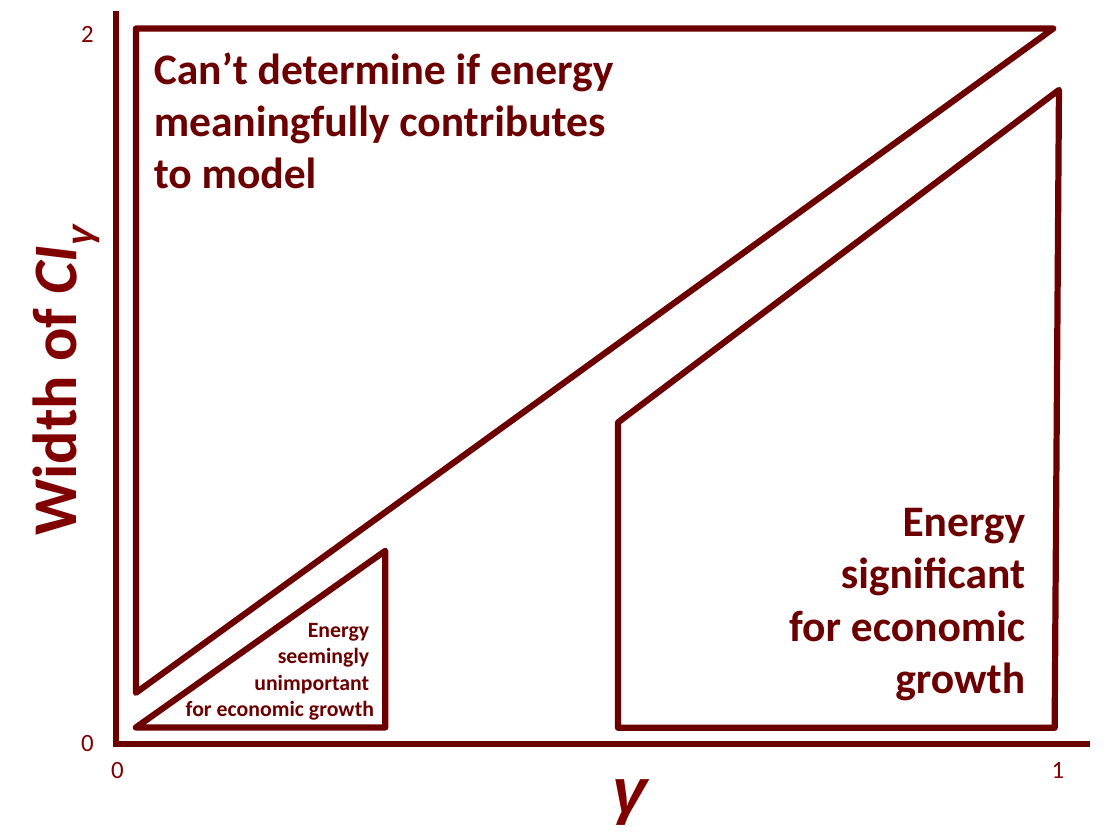
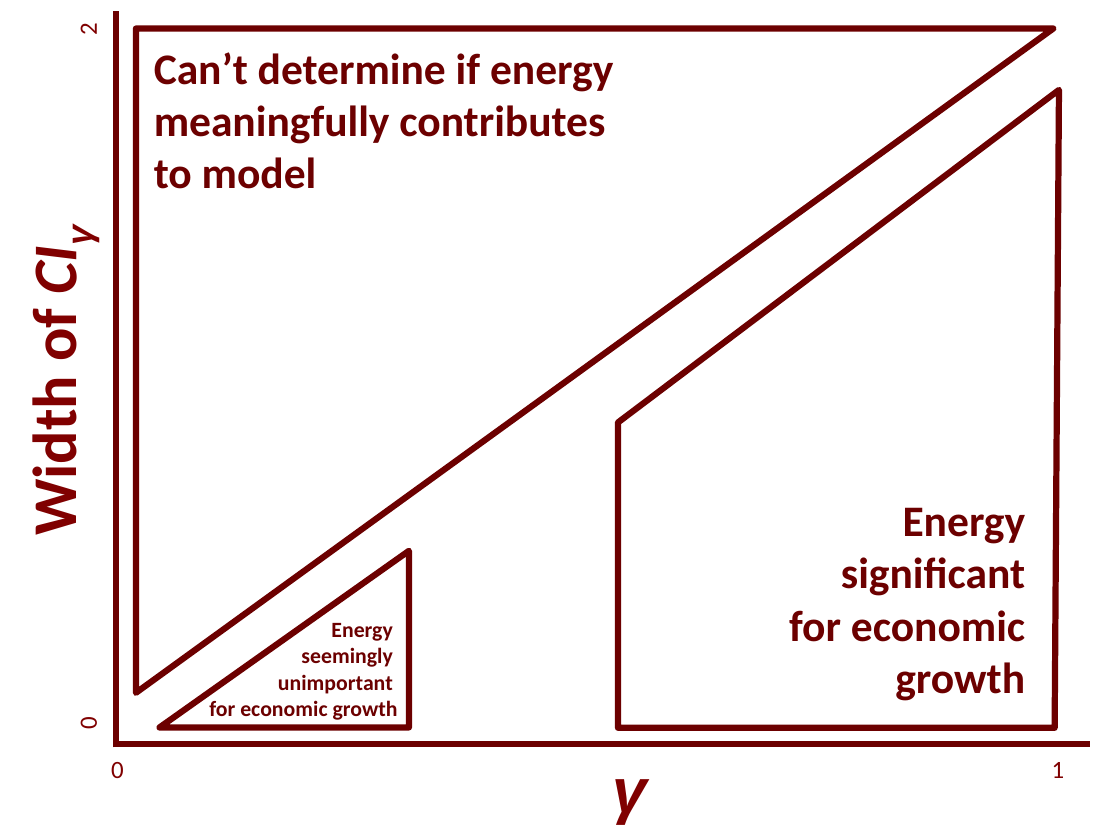
Before and after one commit to EconModels/MacroGrowth, a slide deck: slide 7 of figure_other/Seminar Figures.pptx (slide 12 before the commit). Drawn at 1120x840 pixels with LibreOffice and Linux fonts; fonts in the diff are those of the drawing. Boxes give left, top, right and bottom in pixels: in the first picture for what was removed or moved away, otherwise in the second. Text is boxed around its words. In the diff, an @@ line names an element or a change of style, - is before the commit and + after.

```diff
--- a/figure_other/Seminar Figures.pptx
+++ b/figure_other/Seminar Figures.pptx
@@ text "2" at (x1=73, y1=24, x2=103, y2=34): rotation 0 to 270 degrees @@
@@ right triangle moved from (x1=136, y1=551, x2=385, y2=728) to (x1=159, y1=551, x2=409, y2=728) @@
@@ text "Energy" moved from (x1=186, y1=623, x2=374, y2=720) to (x1=209, y1=623, x2=398, y2=720) @@
@@ text "0" at (x1=73, y1=718, x2=103, y2=729): rotation 0 to 270 degrees @@
@@ text "0" moved from (x1=81, y1=735, x2=94, y2=751) to (x1=73, y1=718, x2=103, y2=729) @@
```
Also in this commit, not shown: 2 other slides changed, 5 slides removed, 18 other files.
